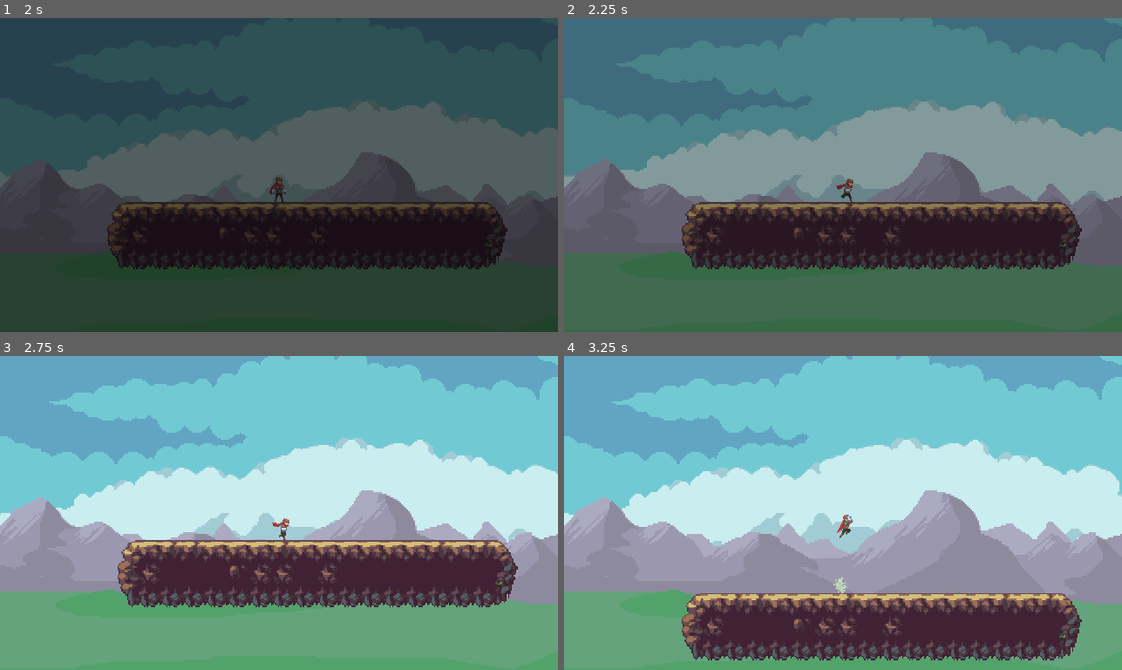
Above: before the commit, frames 1-4 (two rows, left to right).
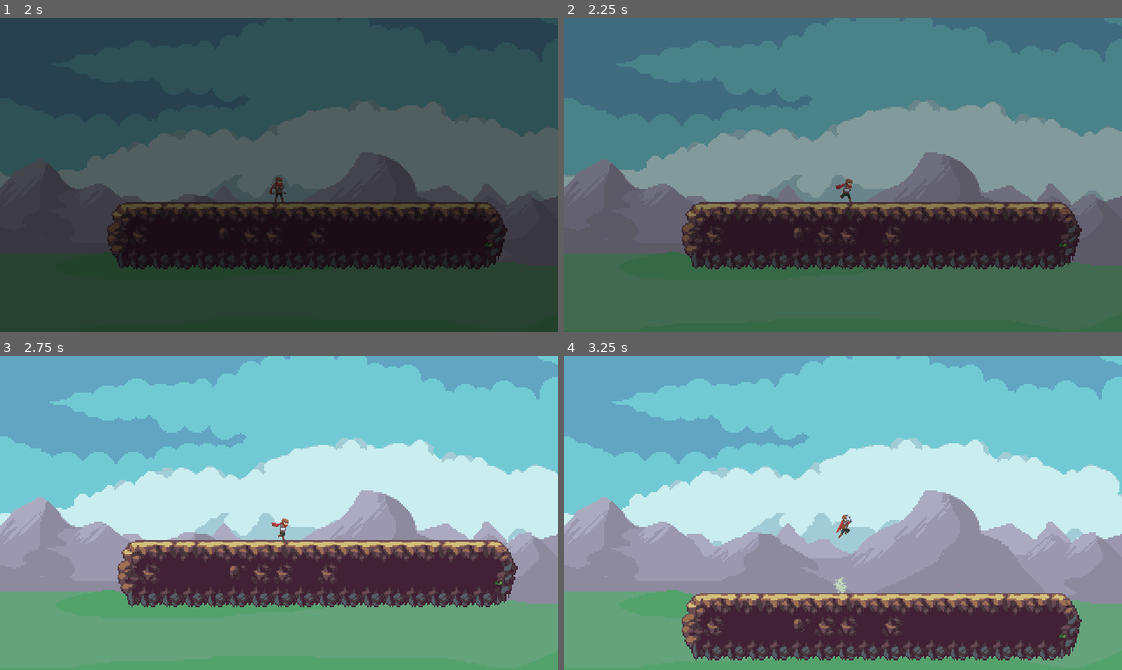
Above: after the commit, the same moments.

Repository: strangerthandev115/HackMT2024
Game: Godot game, scene res://scenes/main/main.tscn
Same seed, same stepped clock (60 frames per second), same inputs: the game is played once before the commit and once after it.
Inputs:
- Up to frame 1 (2 s): click "Start Game" at 0.5 s; click "Start Game" at 1.25 s
- Up to frame 2 (2.25 s): hold Right (right) from 2.03 s (still down); hold Down (crouch) from 2.03 s (still down)
- Up to frame 3 (2.75 s): keep holding Right (right); keep holding Down (crouch); tap Space (jump) at 2.27 s
- Up to frame 4 (3.25 s): keep holding Right (right); release Down (crouch) at 2.78 s; tap Down (crouch) at 2.85 s; tap Space (jump) at 3.02 s

Frame 1 is identical in both runs. In frame 2, less than 0.1% of the frame differs, in the area x 48-52%, y 51-59%; in frame 3, less than 0.1%; in frame 4, less than 0.1%, in the area x 48-52%, y 50-59%.

Commit message:
fixes to player

Diff:
--- a/scenes/player/player.gd
+++ b/scenes/player/player.gd
@@ -1,6 +1,6 @@
 extends CharacterBody2D
 
-@export var speed = 30
+@export var main_speed = 30
 @export var terminal_velocity = 300
 @export var drag = 10
 @export var gravity = 10
@@ -14,6 +14,7 @@
 @onready var anim = $AnimationTree
 @onready var jumpParticles = $Effects/jumpParticles
 
+var speed = main_speed
 var jump_num = max_jumps
 var is_crouching = false
 var stuck_under_object = false
@@ -63,11 +64,10 @@
 
 	if velocity.x > terminal_velocity: #set terminal velocities
 		velocity.x = terminal_velocity
-	elif velocity.x< -terminal_velocity:
+	elif velocity.x < -terminal_velocity:
 		velocity.x = -terminal_velocity
-	if horizontal_direction != 0: #update animation
+	if horizontal_direction != 0: #flip animation if moving
 		switch_direction(horizontal_direction)
-
 
 
 	#crouching mechanics
@@ -88,7 +88,7 @@
 	update_animations(horizontal_direction)
 
 
-#uses the 2 raycasts to return true if there is nothing on top
+#uses the shapecast to return true if there is nothing on top
 func above_head_is_empty() -> bool:
 	return !crouch_shapecast.is_colliding()
 
@@ -122,15 +122,13 @@
 #flips the animation direction to left or right depending on the direction of movement
 func switch_direction(horizontal_direction):
 	sprite.flip_h = (horizontal_direction < 0) #uses horizontal direction to become a boolean
-	sprite.position.x = horizontal_direction #4 is the offset of the sprite from center
 
 
 #updates the boolean and collision shape when crouching
 func crouch():
 	if !is_crouching:
 		is_crouching = true
-		anim.set("crouch_walk_time", 0.5) #set the animation speed to half
-		speed /= 2 #set speed to normal
+		speed = 0 #set velocity to 0
 		cshape.shape = crouching_cshape
 		cshape.position.y = -10.5
 
@@ -140,6 +138,6 @@
 	if is_crouching:
 		is_crouching = false
 		anim.set("crouch_walk_time", 1) #set the animation speed to normal
-		speed *= 2 #set speed to normal
+		speed = main_speed #set speed to normal
 		cshape.shape = standing_cshape
 		cshape.position.y = -15
--- a/scenes/player/player.tscn
+++ b/scenes/player/player.tscn
@@ -8,6 +8,18 @@
 
 [sub_resource type="Animation" id="Animation_54lqy"]
 length = 0.001
+tracks/0/type = "value"
+tracks/0/imported = false
+tracks/0/enabled = true
+tracks/0/path = NodePath("AnimatedSprite2D:position")
+tracks/0/interp = 1
+tracks/0/loop_wrap = true
+tracks/0/keys = {
+"times": PackedFloat32Array(0),
+"transitions": PackedFloat32Array(1),
+"update": 0,
+"values": [Vector2(0, -17.5)]
+}
 
 [sub_resource type="Animation" id="Animation_cubt6"]
 length = 1.42857
@@ -198,6 +210,18 @@
 "transitions": PackedFloat32Array(1),
 "update": 1,
 "values": ["idle"]
+}
+tracks/2/type = "value"
+tracks/2/imported = false
+tracks/2/enabled = true
+tracks/2/path = NodePath("AnimatedSprite2D:position")
+tracks/2/interp = 1
+tracks/2/loop_wrap = true
+tracks/2/keys = {
+"times": PackedFloat32Array(0),
+"transitions": PackedFloat32Array(1),
+"update": 0,
+"values": [Vector2(0, -17.5)]
 }
 
 [sub_resource type="Animation" id="Animation_bvq0f"]
@@ -338,7 +362,7 @@
 input_1/reset = true
 
 [sub_resource type="AnimationNodeBlendTree" id="AnimationNodeBlendTree_7hmb2"]
-graph_offset = Vector2(-876.85, -25.5894)
+graph_offset = Vector2(-200.288, -68.8816)
 nodes/air_crouch/node = SubResource("AnimationNodeTransition_wfhvm")
 nodes/air_crouch/position = Vector2(240, 380)
 "nodes/crouch 2/node" = SubResource("AnimationNodeAnimation_ntpq2")
@@ -386,7 +410,7 @@
 position = Vector2(0, -17.5)
 sprite_frames = ExtResource("1_fgoj4")
 animation = &"idle"
-frame = 1
+frame_progress = 0.654051
 
 [node name="AnimationPlayer" type="AnimationPlayer" parent="."]
 libraries = {
